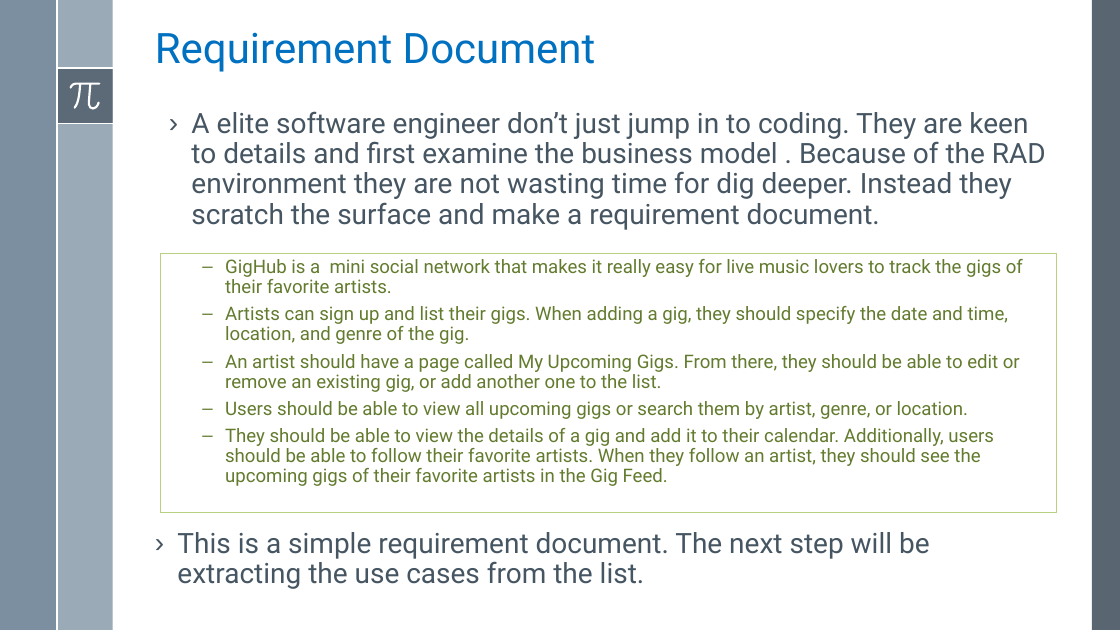
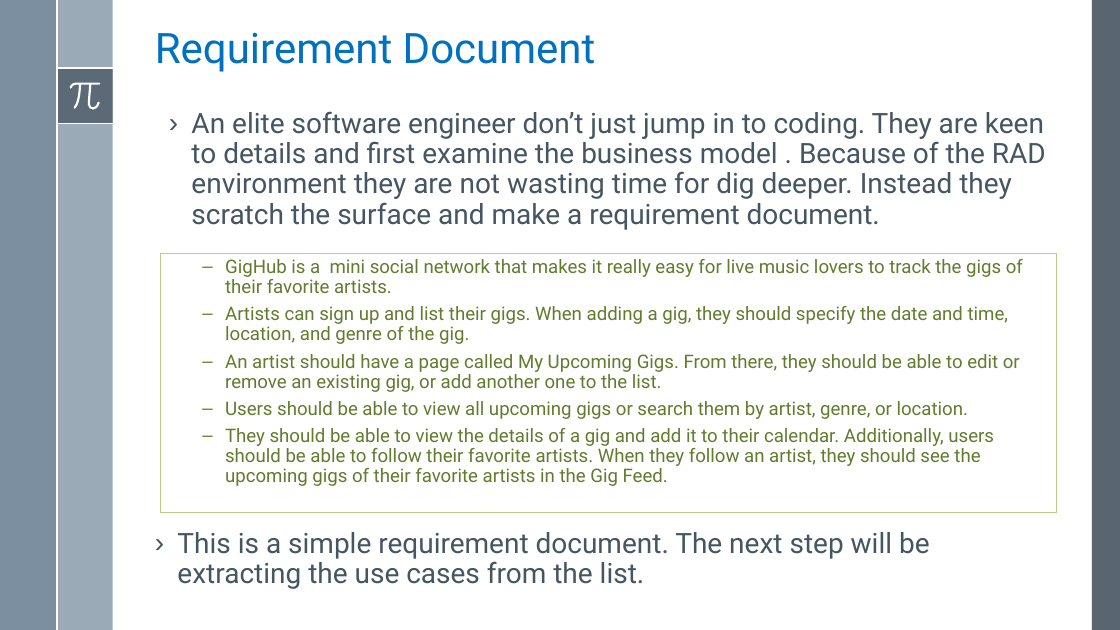
Before and after one commit to asachanxxx/WebApiTraning, a slide deck: slide 6 of Notes/Lesson 1/Lesson 1 - Implement First Bound Context Using Entity Framework.pptx. Drawn at 1120x630 pixels with LibreOffice and Linux fonts; fonts in the diff are those of the drawing. Boxes give left, top, right and bottom in pixels: in the first picture for what was removed or moved away, otherwise in the second. Text is boxed around its words. In the diff, an @@ line names an element or a change of style, - is before the commit and + after.

```diff
--- a/Notes/Lesson 1/Lesson 1 - Implement First Bound Context Using Entity Framework.pptx
+++ b/Notes/Lesson 1/Lesson 1 - Implement First Bound Context Using Entity Framework.pptx
@@ text at <box>191,111,1046,230</box>: text changed @@
-› A elite software engineer don’t just jump in to coding. They are keen to details and first examine the business model . Because of the RAD environment they are not wasting time for dig deeper. Instead they scratch the surface and make a requirement document.
+› An elite software engineer don’t just jump in to coding. They are keen to details and first examine the business model . Because of the RAD environment they are not wasting time for dig deeper. Instead they scratch the surface and make a requirement document.
```
Also in this commit, not shown: 1 other slide changed, 3 slides added, 3 slides removed.
